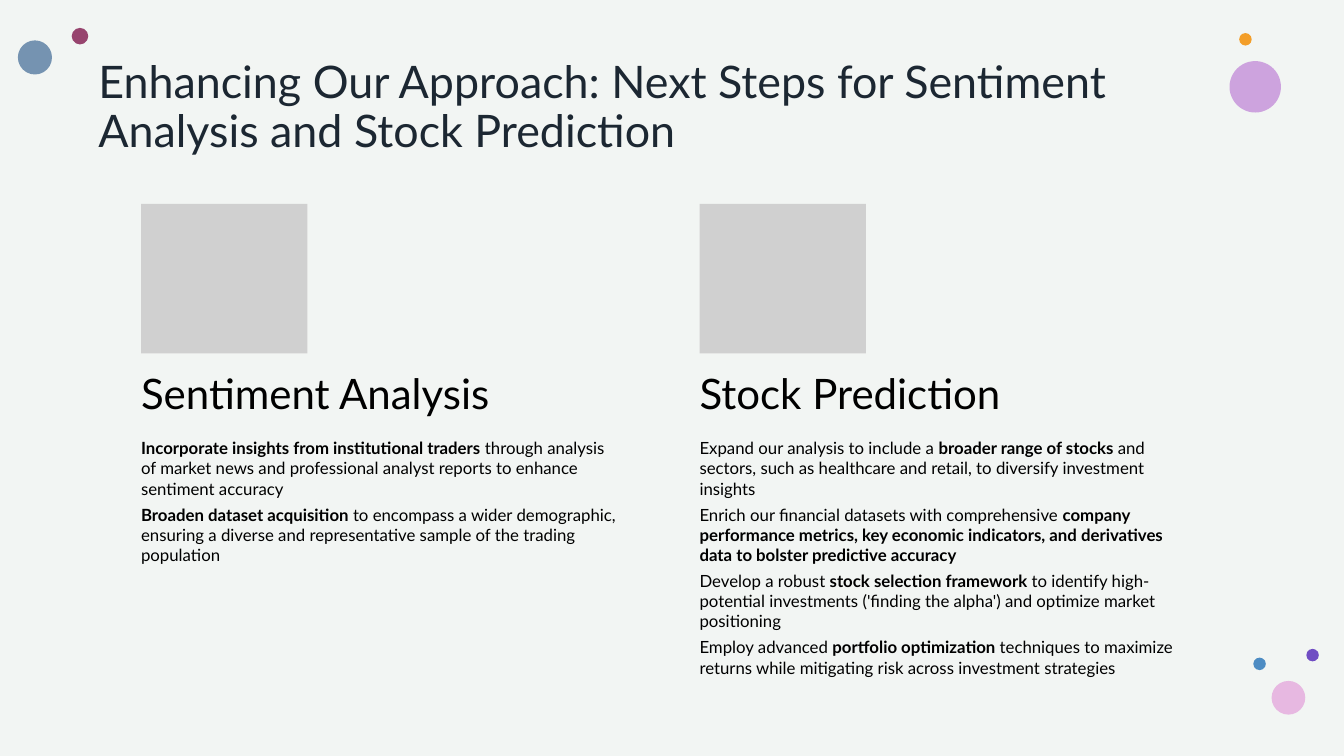
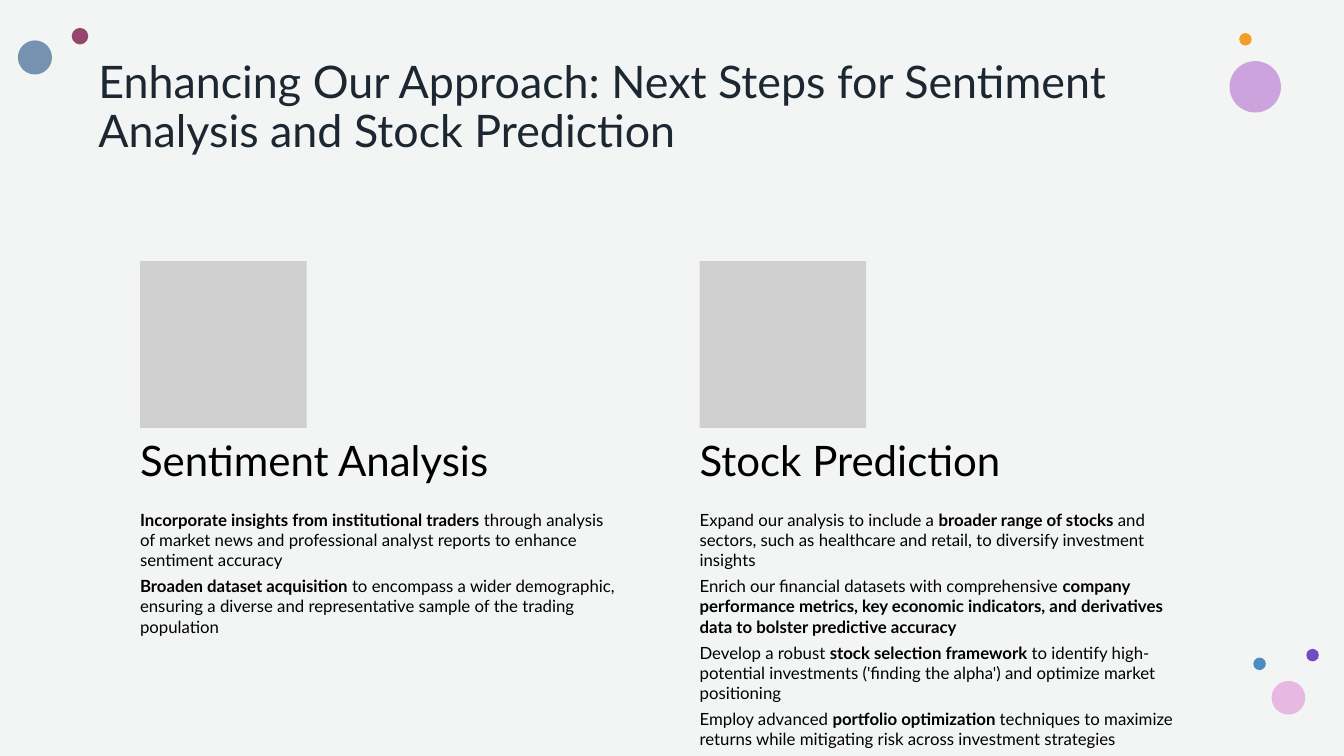
Before and after one commit to howie-zeng/Analyzing-Retail-Sentiment-and-Detecting-Trading-Signals, a slide deck: slide 15 of Presentation.pptx (slide 14 before the commit). Drawn at 1344x756 pixels with LibreOffice and Linux fonts; fonts in the diff are those of the drawing; grey boxes stand for pictures. Boxes give left, top, right and bottom in pixels: in the first picture for what was removed or moved away, otherwise in the second. Text is boxed around its words. In the diff, an @@ line names an element or a change of style, - is before the commit and + after.

```diff
--- a/Presentation.pptx
+++ b/Presentation.pptx
@@ picture removed at <box>141,204,308,353</box> @@
@@ picture removed at <box>700,204,866,353</box> @@
@@ picture added at <box>140,261,307,427</box> @@
@@ picture added at <box>700,261,866,427</box> @@
@@ text "Sentiment Analysis": place and size @@
-text "Sentiment Analysis" at <box>141,378,489,417</box>
+text "Sentiment Analysis" at <box>140,445,488,484</box>
@@ text "Stock Prediction": place and size @@
-text "Stock Prediction" at <box>700,378,1000,410</box>
+text "Stock Prediction" at <box>700,445,1000,477</box>
@@ text "Incorporate insights from institutional traders ...": place and size @@
-text "Incorporate insights from institutional traders ..." at <box>141,441,616,564</box>
+text "Incorporate insights from institutional traders ..." at <box>140,513,615,636</box>
@@ text "Expand our analysis to include ...": place and size @@
-text "Expand our analysis to include ..." at <box>700,441,1173,677</box>
+text "Expand our analysis to include ..." at <box>700,513,1173,748</box>
```
Also in this commit, not shown: 7 other slides changed, 1 slide added.
